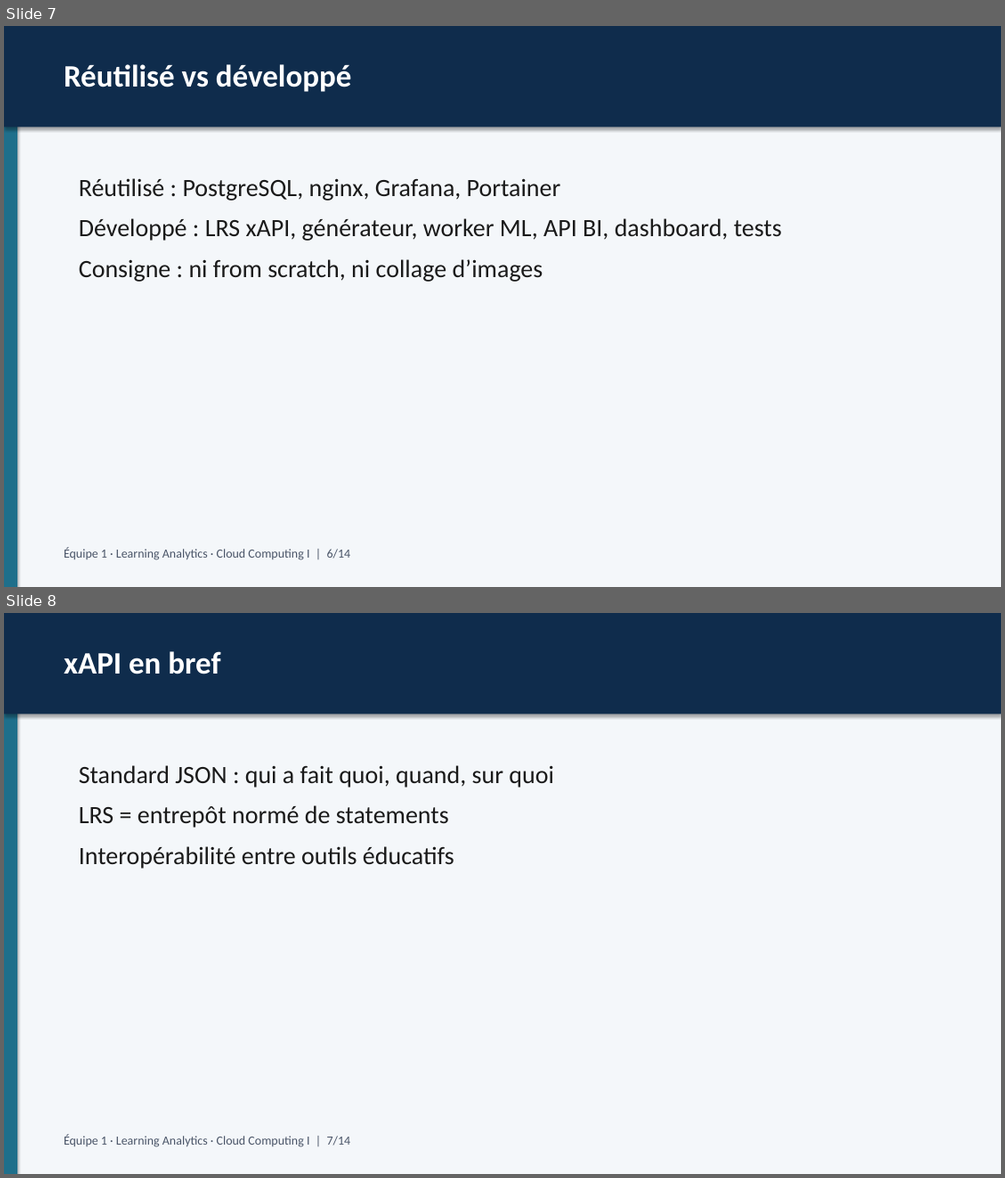
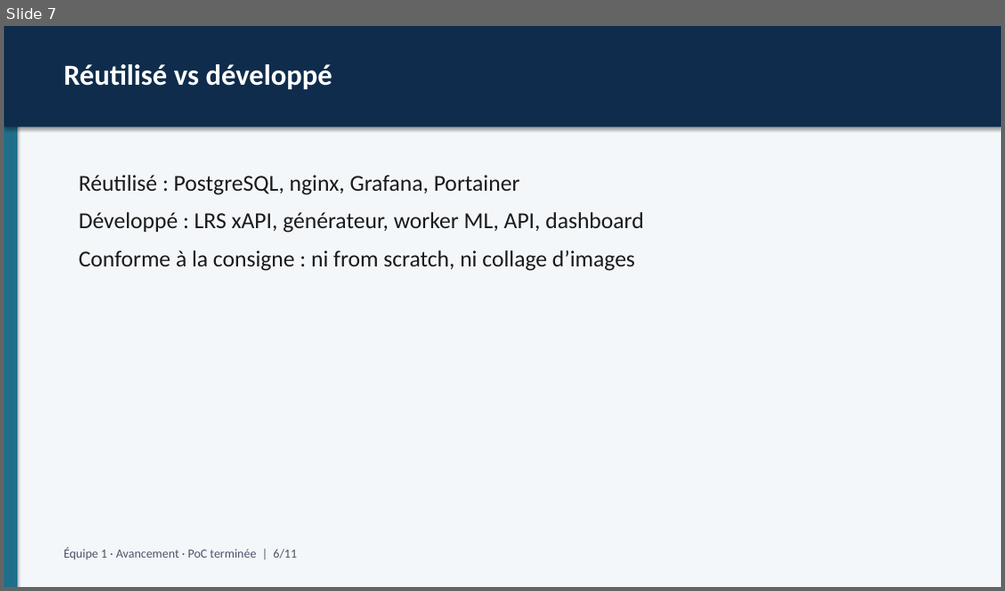
Before and after one commit to galaxie44/learning-analytics-educational-processes, a slide deck: docs/livrables/Presentation-Learning-Analytics.pptx. Shown one above the other, each under a label of ours: slides 7 and 8 before the commit, slide 7 after it. The pictures are 1005x1178 and 1005x591 pixels, drawn with LibreOffice and Linux fonts; fonts in the diff are those of the drawing. Boxes give left, top, right and bottom in pixels: in the first picture for what was removed or moved away, otherwise in the second. Text is boxed around its words. In the diff, an @@ line names an element or a change of style, - is before the commit and + after.

Commit message:
Add complete avancement presentation (PoC finished narrative).

```diff
--- a/docs/livrables/Presentation-Learning-Analytics.pptx
+++ b/docs/livrables/Presentation-Learning-Analytics.pptx
@@ slide 8 removed at [4, 613, 1001, 1174], background #FFFFFF @@
@@ rectangle removed at [4, 613, 1001, 1174] @@
@@ rectangle removed at [4, 613, 17, 1174] @@
@@ rectangle removed at [4, 613, 1001, 714] @@
@@ text removed at [64, 651, 220, 674] @@
-xAPI en bref
@@ text removed at [79, 765, 554, 868] @@
-Standard JSON : qui a fait quoi, quand, sur quoi
-LRS = entrepôt normé de statements
-Interopérabilité entre outils éducatifs
@@ text removed at [64, 1134, 351, 1147] @@
-Équipe 1 · Learning Analytics · Cloud Computing I | 7/14
@@ slide 7 changed as well @@
@@ text "Réutilisé vs développé" at [64, 64, 332, 89]: size 30 to 28 pt @@
@@ text at [79, 175, 520, 195]: size 24 to 22 pt in "Réutilisé : PostgreSQL, nginx, Grafana, Portainer" @@
@@ text at [79, 212, 643, 271]: text changed; size 24 to 22 pt @@
-Développé : LRS xAPI, générateur, worker ML, API BI, dashboard, tests
-Consigne : ni from scratch, ni collage d’images
+Développé : LRS xAPI, générateur, worker ML, API, dashboard
+Conforme à la consigne : ni from scratch, ni collage d’images
@@ text at [64, 547, 297, 559]: text changed @@
-Équipe 1 · Learning Analytics · Cloud Computing I | 6/14
+Équipe 1 · Avancement · PoC terminée | 6/11
```
Also in this commit, not shown: 5 other slides changed, 6 slides added, 8 other slides removed, 3 other files.
